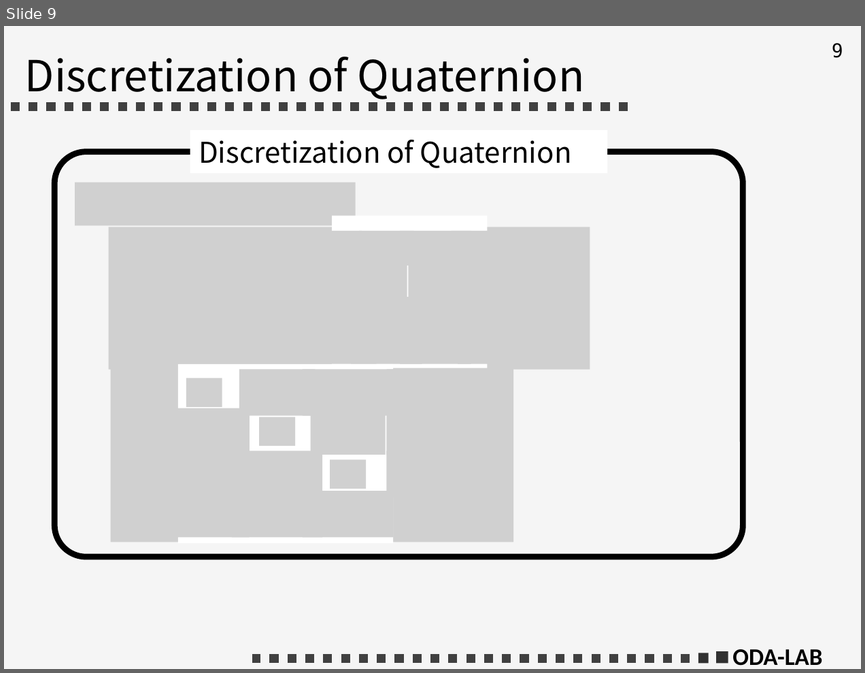
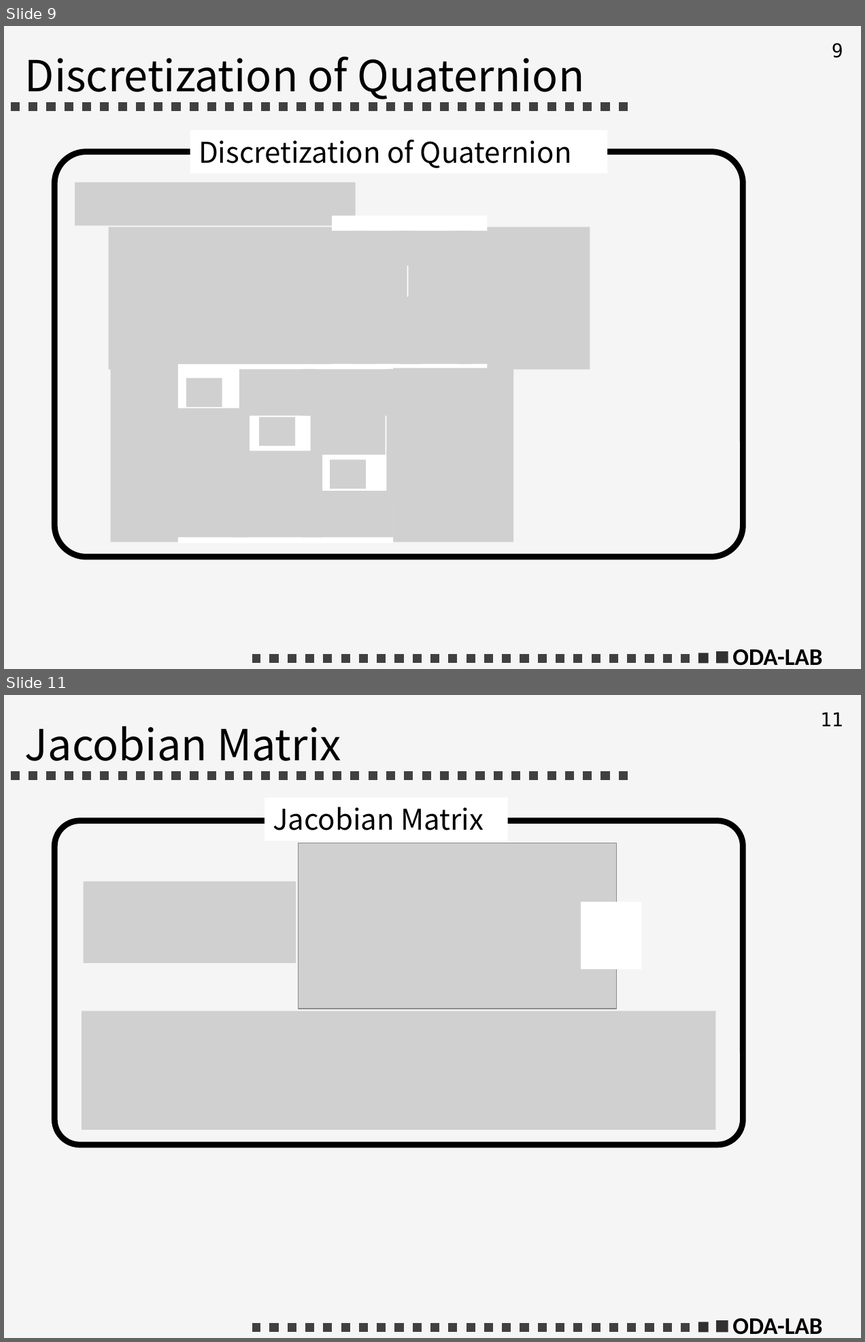
Before and after one commit to gakuseishitsu/ExtendedKalmanFilterForIMU, a slide deck: images/images_for_readme.pptx. Shown one above the other, each under a label of ours: slide 9 before the commit, slides 9 and 11 after it; the slides between them are not shown. The pictures are 865x673 and 865x1342 pixels, drawn with LibreOffice and Linux fonts; fonts in the diff are those of the drawing; grey boxes stand for pictures. Boxes give left, top, right and bottom in pixels: in the first picture for what was removed or moved away, otherwise in the second. Text is boxed around its words. In the diff, an @@ line names an element or a change of style, - is before the commit and + after.

Commit message:
add pic of Jacobian Matrix

```diff
--- a/images/images_for_readme.pptx
+++ b/images/images_for_readme.pptx
@@ slide 11 added at <box>4,695,861,1338</box>, background #F5F5F5; not listed: 6 template elements that a slide beside it also shows @@
@@ title added at <box>25,726,341,761</box>, 36 pt, text #000000 @@
+Jacobian Matrix
@@ rectangle added at <box>264,798,508,841</box>, fill #FFFFFF, 24 pt, text #000000 @@
+Jacobian Matrix
@@ rounded rectangle added at <box>54,821,742,1145</box>, outline #000000 5 pt @@
@@ picture added at <box>298,843,617,1008</box> @@
@@ picture added at <box>84,881,296,962</box> @@
@@ rectangle added at <box>581,902,641,969</box>, fill #FFFFFF @@
@@ picture added at <box>82,1011,716,1130</box> @@
```
Also in this commit, not shown: 1 other slide added, 3 other files.
